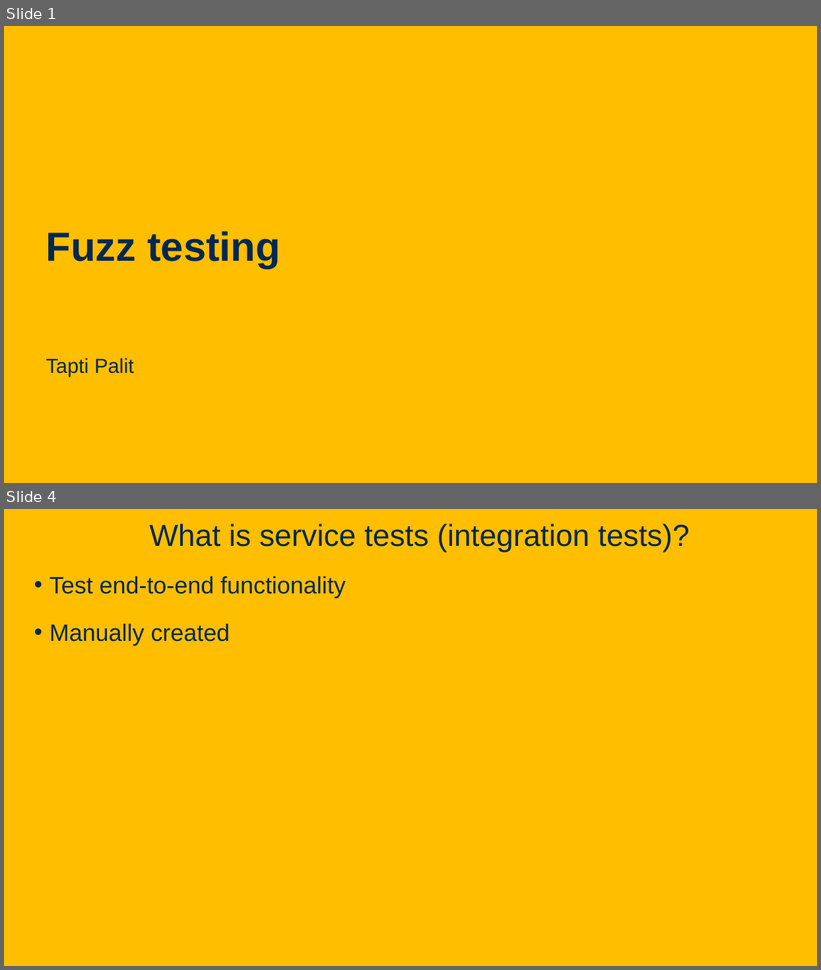
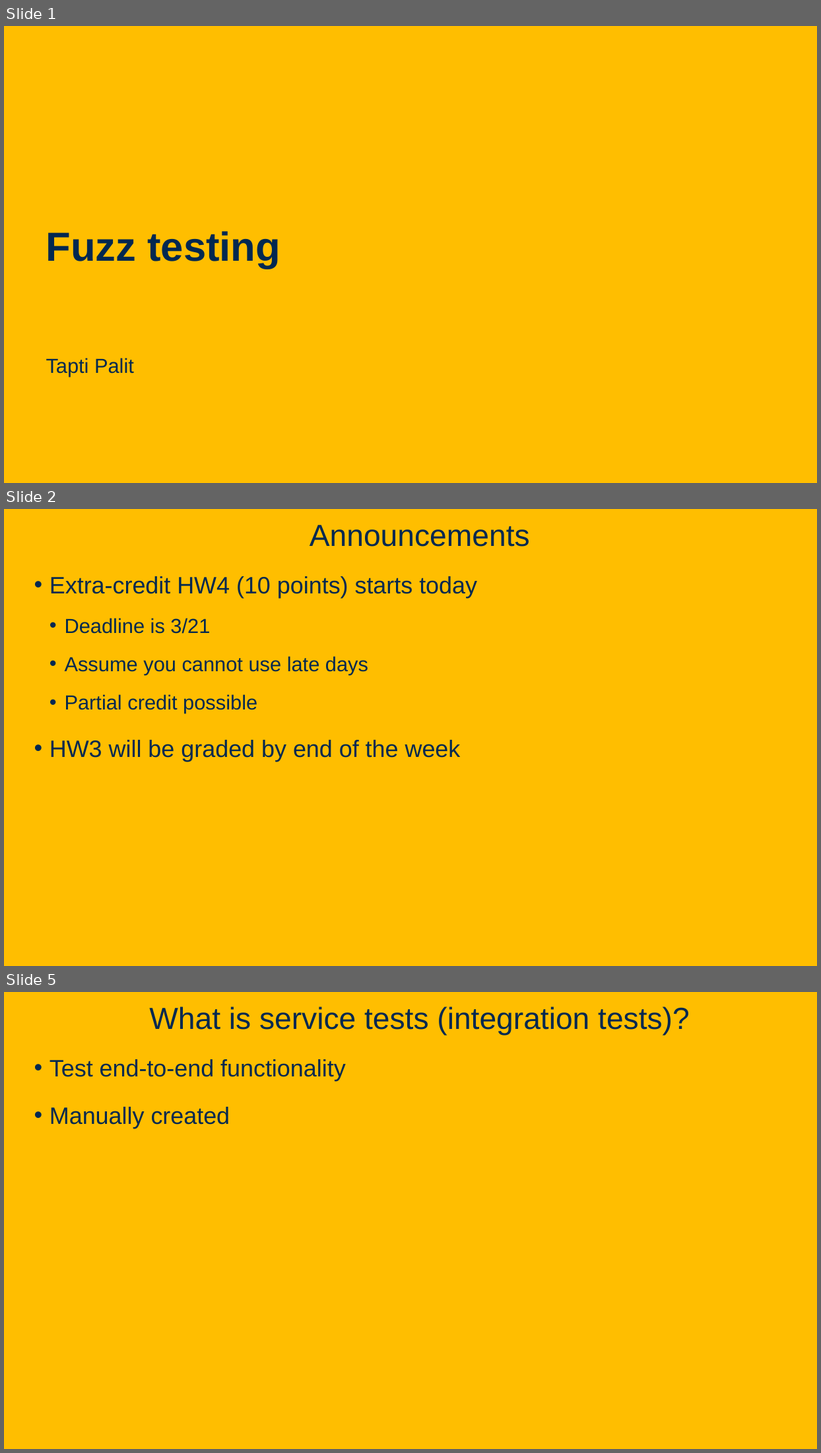
Before and after one commit to davsec-teaching/ECS160-Winter2025, a slide deck: slides/10_fuzzing.pptx. Shown one above the other, each under a label of ours: slides 1 and 4 before the commit, slides 1, 2 and 5 after it; the slides between them are not shown. The pictures are 821x970 and 821x1453 pixels, drawn with LibreOffice and Linux fonts; fonts in the diff are those of the drawing; background and template pictures are left out. Boxes give left, top, right and bottom in pixels: in the first picture for what was removed or moved away, otherwise in the second. Text is boxed around its words. In the diff, an @@ line names an element or a change of style, - is before the commit and + after.

```diff
--- a/slides/10_fuzzing.pptx
+++ b/slides/10_fuzzing.pptx
@@ slide 2 added at (4, 509, 817, 966), background picture (left out) @@
@@ title added at (310, 525, 530, 547), 36 pt, text #022850 @@
+Announcements
@@ text added at (50, 576, 477, 762), 28 pt, text #022850 @@
+• Extra-credit HW4 (10 points) starts today
+  • Deadline is 3/21
+  • Assume you cannot use late days
+  • Partial credit possible
+• HW3 will be graded by end of the week
@@ what was slide 4 is now slide 5 @@
```
Also in this commit, not shown: 7 slides changed.
